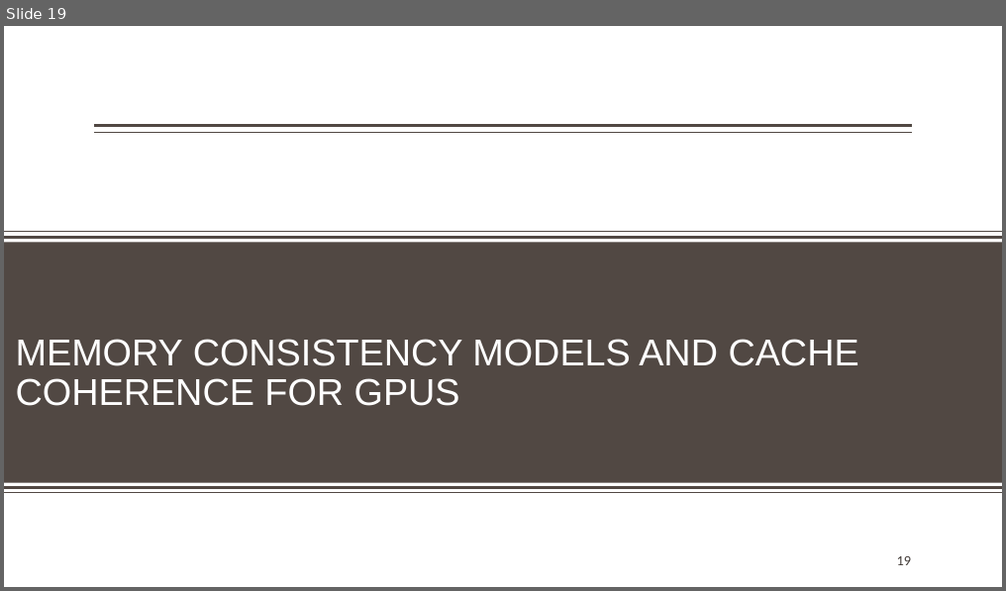
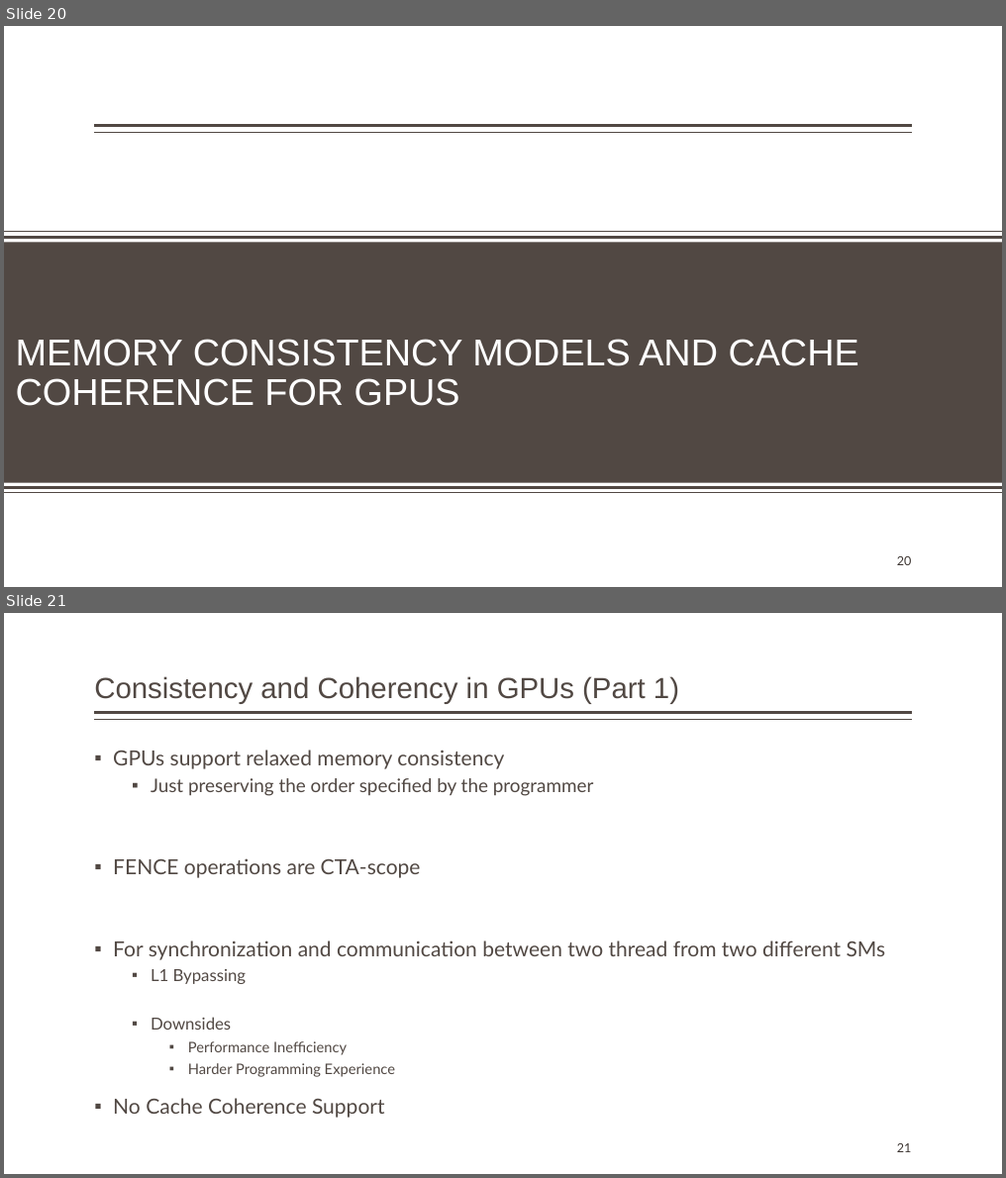
Before and after one commit to ehsanyousefzadehasl/MMCC, a slide deck: Consistency & coherence.pptx. Shown one above the other, each under a label of ours: slide 19 before the commit, slides 20 and 21 after it. The pictures are 1006x591 and 1006x1178 pixels, drawn with LibreOffice and Linux fonts; fonts in the diff are those of the drawing; background and template pictures are left out. Boxes give left, top, right and bottom in pixels: in the first picture for what was removed or moved away, otherwise in the second. Text is boxed around its words. In the diff, an @@ line names an element or a change of style, - is before the commit and + after.

```diff
--- a/Consistency & coherence.pptx
+++ b/Consistency & coherence.pptx
@@ slide 21 added at [4, 613, 1002, 1174], background #FFFFFF; not listed: 2 template elements that a slide beside it also shows @@
@@ title added at [94, 676, 679, 704], 28 pt, text #514843 @@
+Consistency and Coherency in GPUs (Part 1)
@@ text added at [113, 750, 886, 1118], 20 pt, text #514843 @@
+▪ GPUs support relaxed memory consistency
+  ▪ Just preserving the order specified by the programmer
+▪ FENCE operations are CTA-scope
+▪ For synchronization and communication between two thread from two different SMs
+  ▪ L1 Bypassing
+  ▪ Downsides
+    ▪ Performance Inefficiency
+    ▪ Harder Programming Experience
+▪ No Cache Coherence Support
@@ page number added at [897, 1144, 912, 1153], 12 pt, text #3D3632 @@
+21
@@ what was slide 19 is now slide 20 @@
@@ page number at [897, 557, 912, 566]: text changed @@
-19
+20
```
Also in this commit, not shown: 1 slide changed, 6 other slides added, 2 slides removed.
